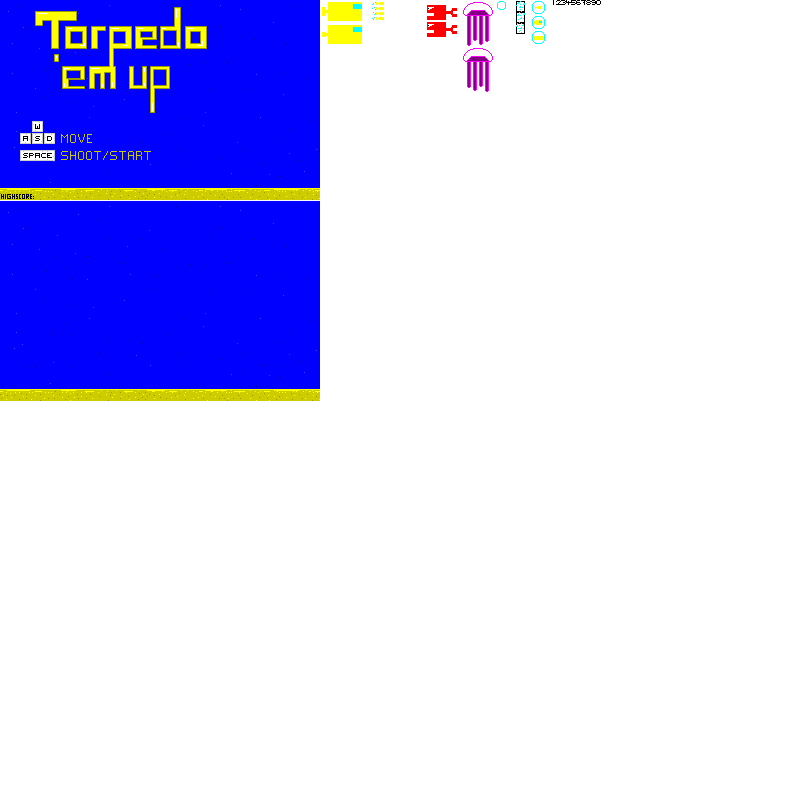
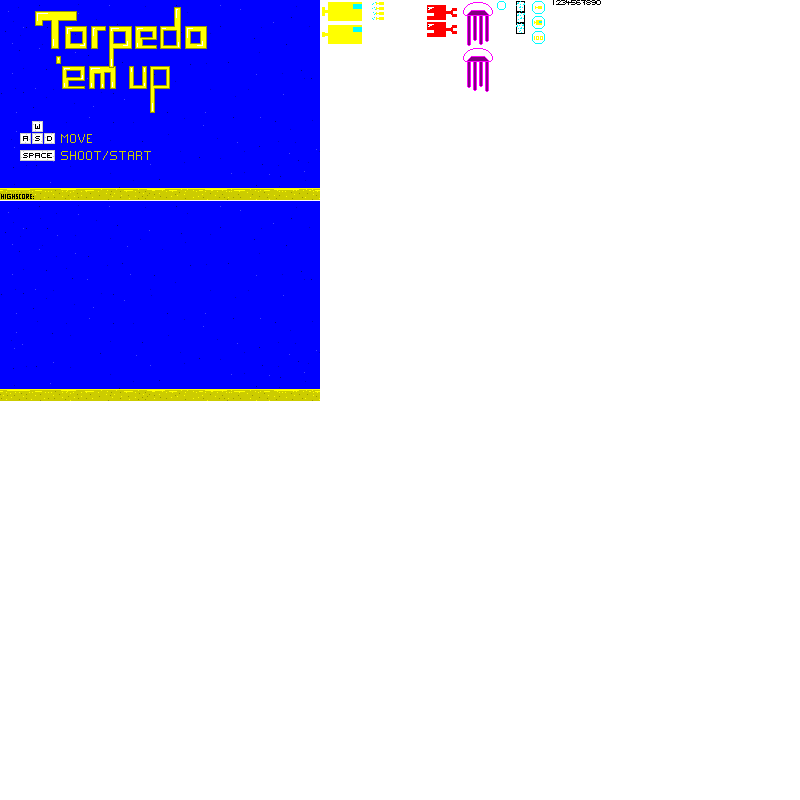
Revision of a layered w=800, h=800 image; what changed, layer by layer:
painted on "art" over [54, 54, 114, 81]
